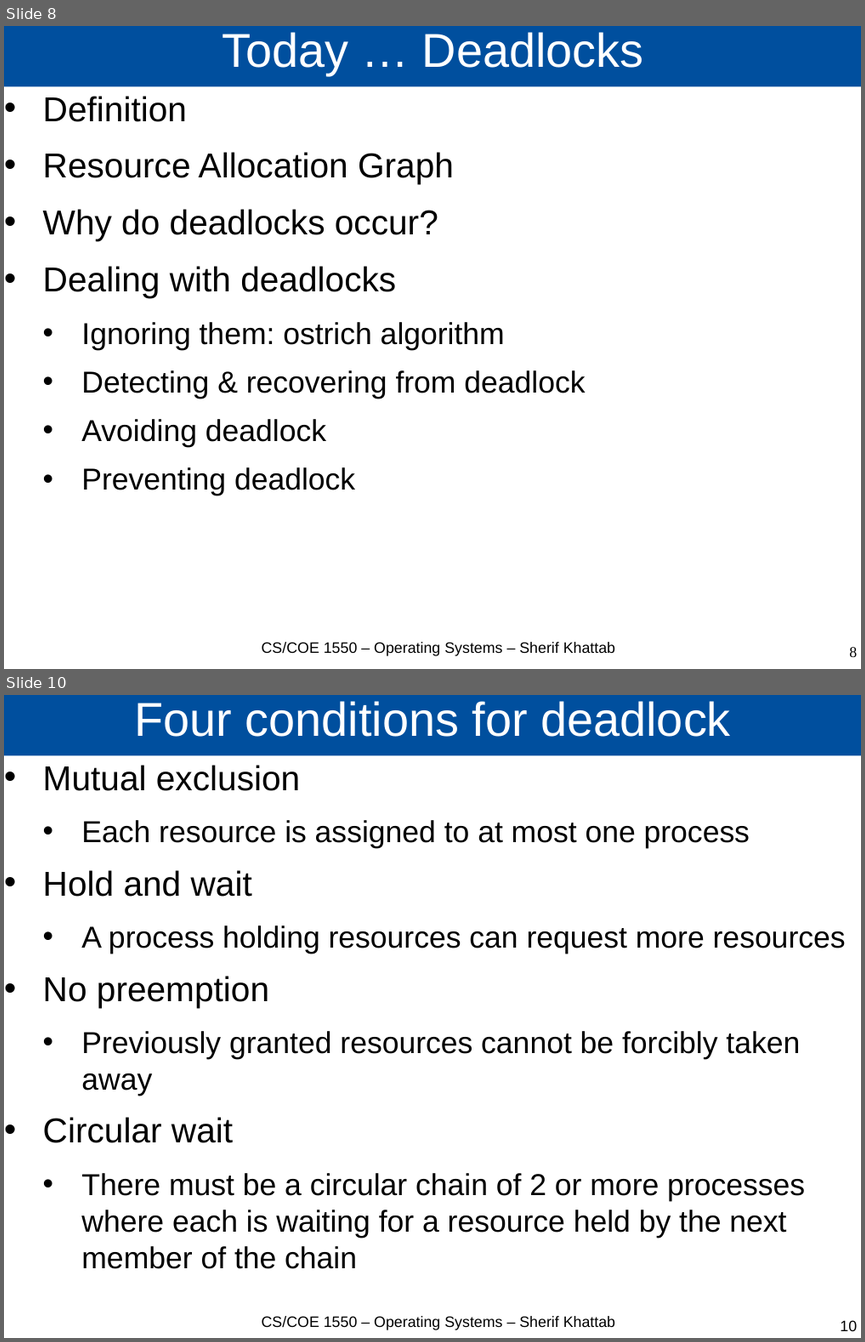
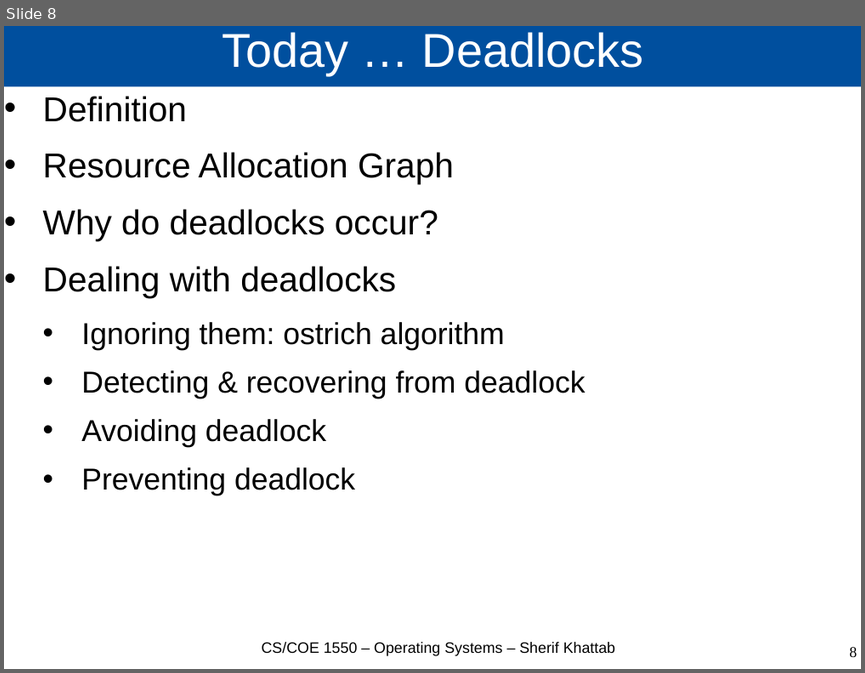
Before and after one commit to cs1550-2224/cs1550-code-handouts, a slide deck: DraftSlides/Lecture12.pptx. Shown one above the other, each under a label of ours: slides 8 and 10 before the commit, slide 8 after it; the slides between them are not shown. The pictures are 865x1342 and 865x673 pixels, drawn with LibreOffice and Linux fonts; fonts in the diff are those of the drawing. Boxes give left, top, right and bottom in pixels: in the first picture for what was removed or moved away, otherwise in the second. Text is boxed around its words. In the diff, an @@ line names an element or a change of style, - is before the commit and + after.

```diff
--- a/DraftSlides/Lecture12.pptx
+++ b/DraftSlides/Lecture12.pptx
@@ slide 10 removed at (x1=4, y1=695, x2=861, y2=1338), background #FFFFFF @@
@@ title removed at (x1=4, y1=695, x2=861, y2=756) @@
-Four conditions for deadlock
@@ text removed at (x1=43, y1=765, x2=846, y2=1269) @@
-• Mutual exclusion
-  • Each resource is assigned to at most one process
-• Hold and wait
-  • A process holding resources can request more resources
-• No preemption
-  • Previously granted resources cannot be forcibly taken away
-• Circular wait
-  • There must be a circular chain of 2 or more processes where each is waiting for a resource held by the next member of the chain
@@ text removed at (x1=262, y1=1315, x2=615, y2=1330) @@
-CS/COE 1550 – Operating Systems – Sherif Khattab
@@ page number removed at (x1=840, y1=1320, x2=857, y2=1331) @@
-10
```
Also in this commit, not shown: 22 other slides removed, 3 other files.
